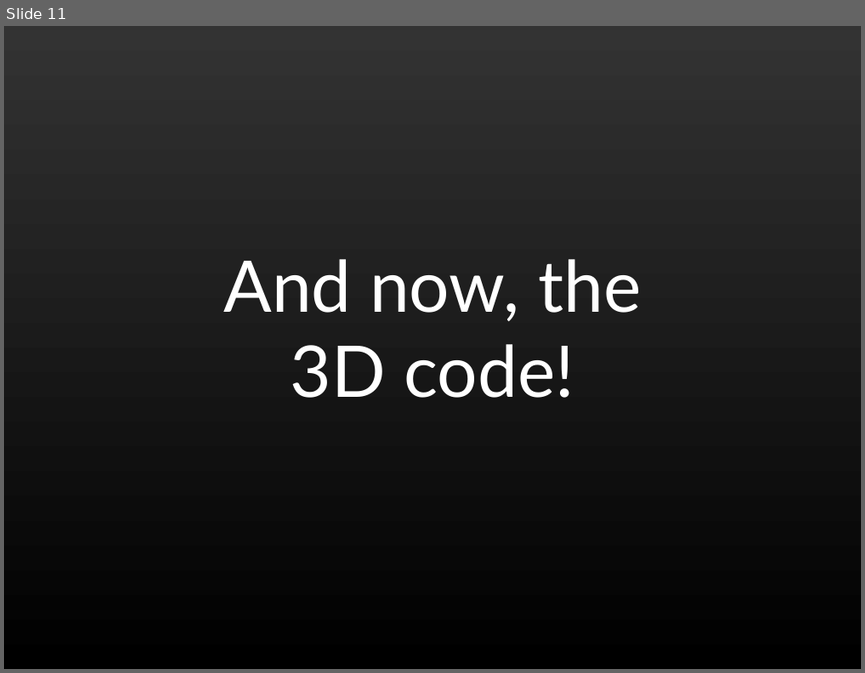
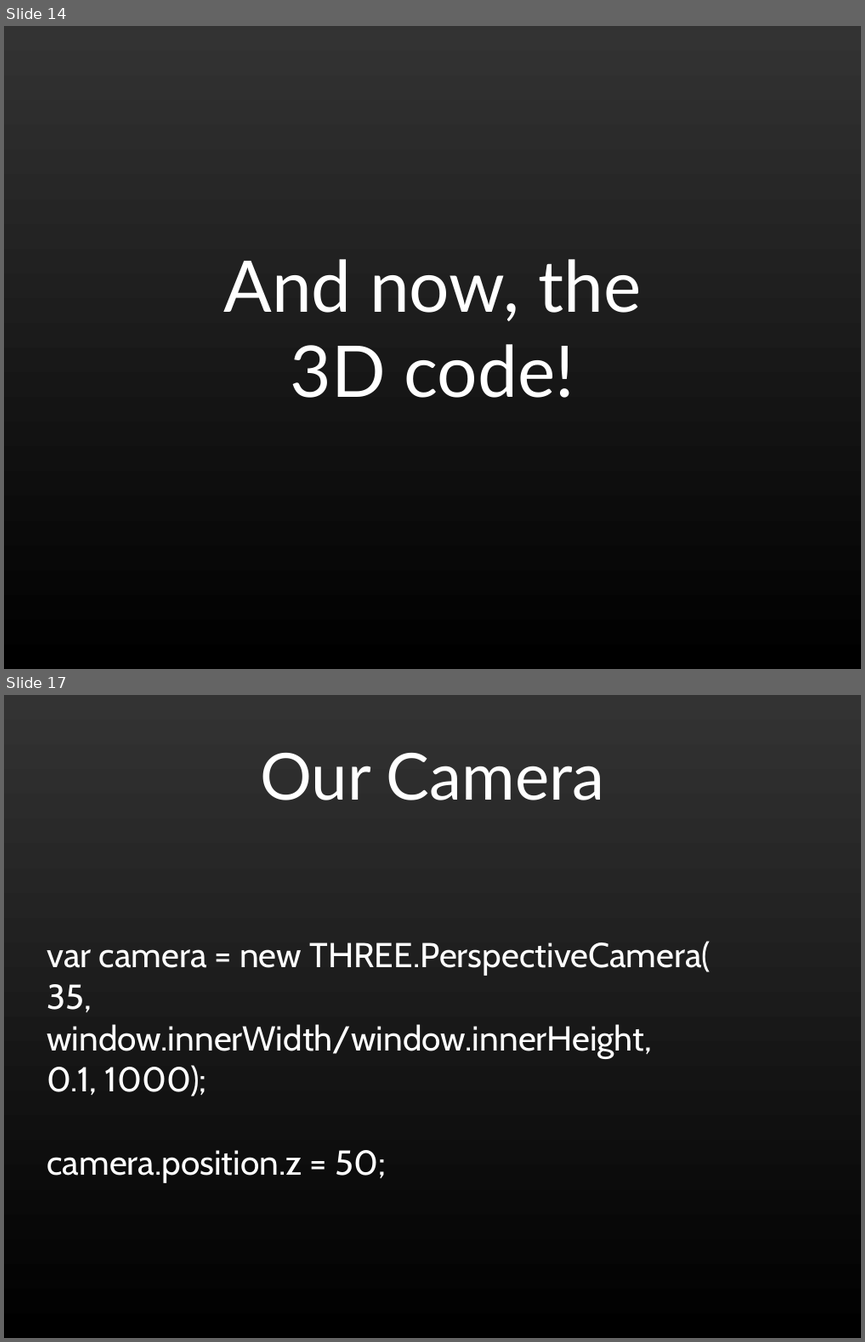
Before and after one commit to shegeek/teapots_can_fly, a slide deck: slides/teapots0.odp. Shown one above the other, each under a label of ours: slide 11 before the commit, slides 14 and 17 after it; the slides between them are not shown. The pictures are 865x673 and 865x1342 pixels, drawn with LibreOffice and Linux fonts; fonts in the diff are those of the drawing. Boxes give left, top, right and bottom in pixels: in the first picture for what was removed or moved away, otherwise in the second. Text is boxed around its words. In the diff, an @@ line names an element or a change of style, - is before the commit and + after.

```diff
--- a/slides/teapots0.odp
+++ b/slides/teapots0.odp
@@ slide 17 added at (x1=4, y1=695, x2=861, y2=1338), background gradient #333333 to #000000 @@
@@ title added at (x1=260, y1=753, x2=605, y2=800), 60 pt, text #FFFFFF @@
+Our Camera
@@ subtitle added at (x1=46, y1=941, x2=710, y2=1182), 32 pt, text #FFFFFF @@
+var camera = new THREE.PerspectiveCamera(
+35,
+window.innerWidth/window.innerHeight,
+0.1, 1000);
+camera.position.z = 50;
@@ what was slide 11 is now slide 14 @@
```
Also in this commit, not shown: 18 other slides added.
